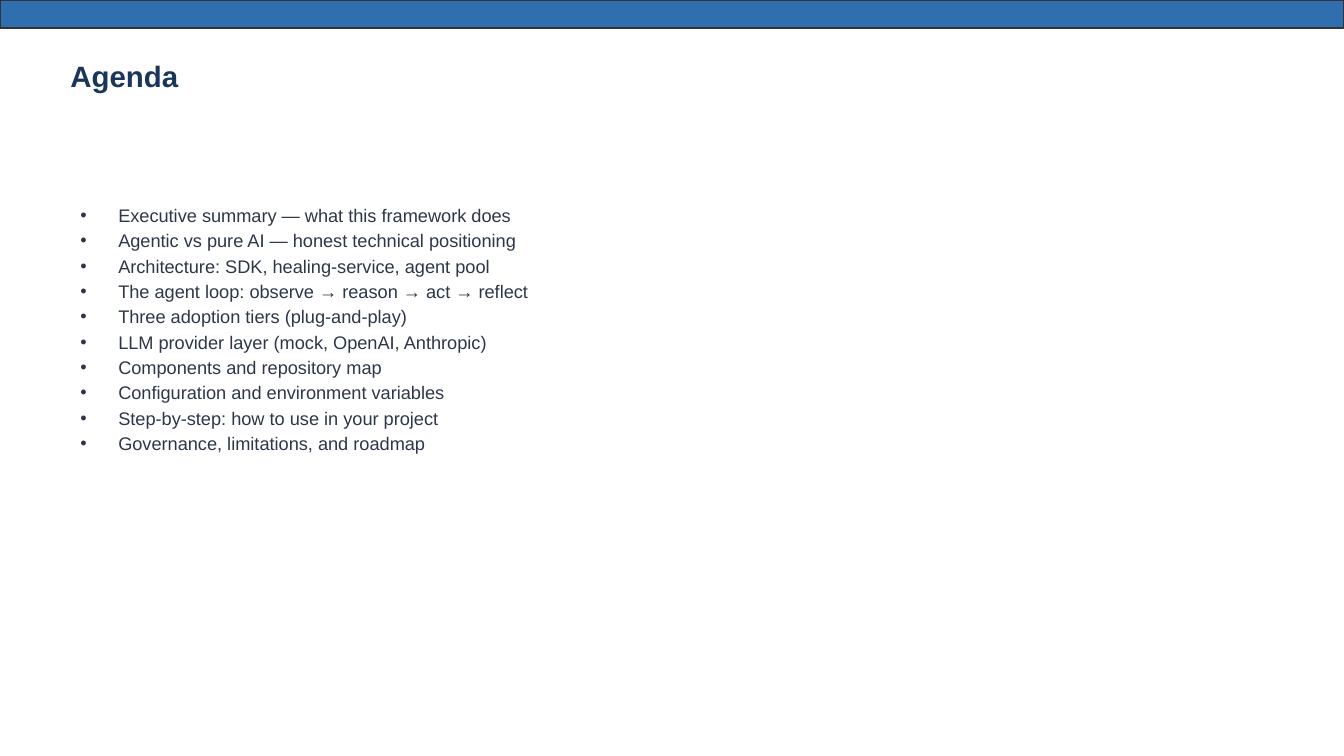
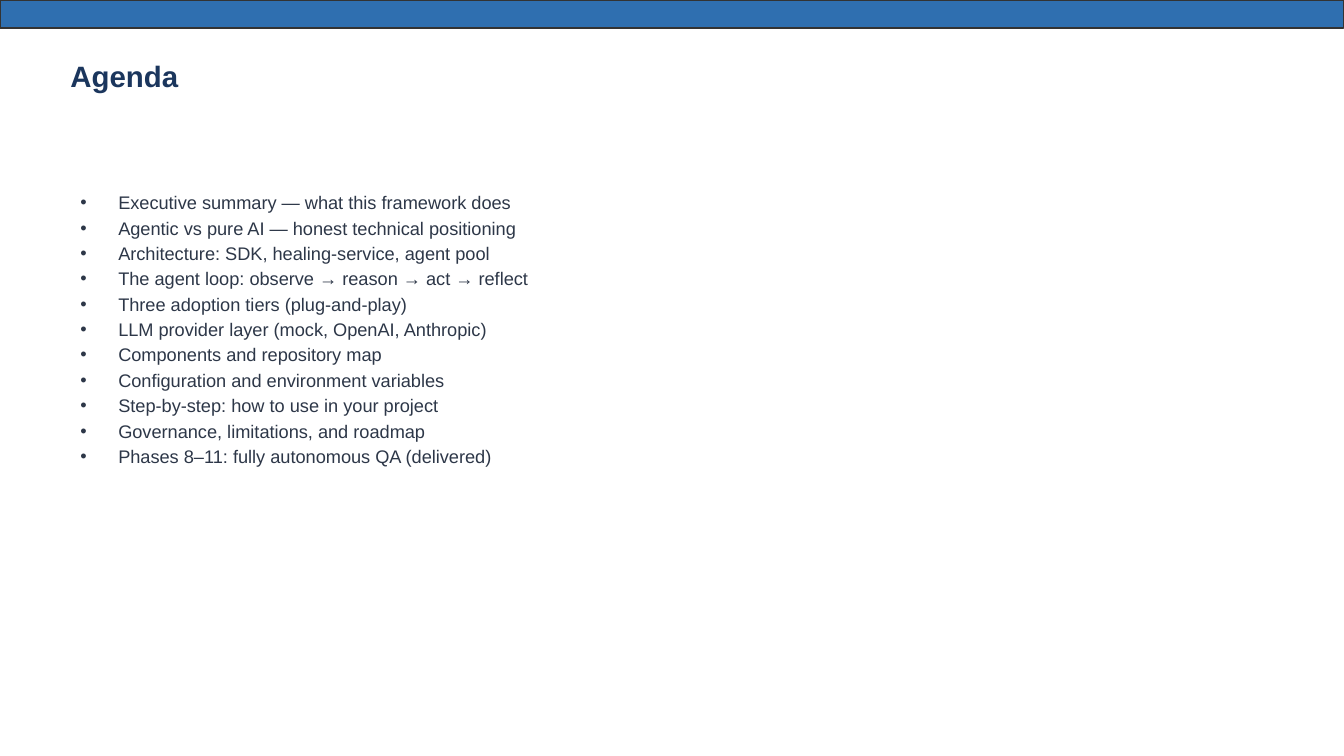
Before and after one commit to mmohansqaai/SelfHealingPlaywrightFramework, a slide deck: slide 2 of docs/Agentic-Healing-Technical-Presentation.pptx. Drawn at 1344x756 pixels with LibreOffice and Linux fonts; fonts in the diff are those of the drawing. Boxes give left, top, right and bottom in pixels: in the first picture for what was removed or moved away, otherwise in the second. Text is boxed around its words. In the diff, an @@ line names an element or a change of style, - is before the commit and + after.

```diff
--- a/docs/Agentic-Healing-Technical-Presentation.pptx
+++ b/docs/Agentic-Healing-Technical-Presentation.pptx
@@ text at (118, 449, 492, 467): paragraph added @@
+• Phases 8–11: fully autonomous QA (delivered)
```
Also in this commit, not shown: 2 other slides changed, 3 slides added, 55 other files.
